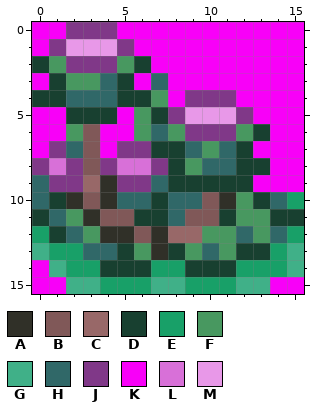
Edited in one commit: pixel-art sprite (data/tilesets/secondary/small_town_with_lab/anim/flower/1.png). The picture above is the old version.
The file is 16x16 pixels.
Palette (. is transparent): A #303028  B #805858  C #986868  D #184030  E #18a068  F #489860  G #40b088  H #306868  J #803888  K #f800f8  L #d870d8  M #e898e8
Pixels before, first column x 0:
 0 KKJJJKKKKKKKKKKK
 1 KJMMMJKKKKKKKKKK
 2 DFJJJFDKKKKKKKKK
 3 KDFFHDKHKKKKKKKK
 4 DDHHHDDFKJJJKKKK
 5 KKDDDKFDJMMMJKKK
 6 KKFBKKFHFJJJFDKK
 7 KJHBKJJDDHFHDKKK
 8 JLJBJLLJDFHHDDKK
 9 HJJCAJJHDDDDDKKK
10 HDABAHHDHHBAFDHE
11 DHFABBDDHBBDFFDD
12 EDHFAABACCFFHFHE
13 GEEHHDFADFHFDDEG
14 KGEEDDDEEDDDEEEG
15 KKGGEEEGGEEEGGKK
The result:
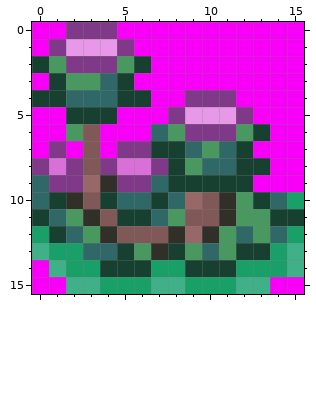
From old to new:
{"y":3,"x":7,"old":"H","new":"K"}
{"y":4,"x":7,"old":"F","new":"K"}
{"y":5,"x":6,"old":"FD","new":"KK"}
{"y":6,"x":6,"old":"F","new":"K"}
{"y":7,"x":2,"old":"H","new":"K"}
{"y":10,"x":4,"old":"A","new":"D"}
{"y":10,"x":9,"old":"H","new":"C"}
{"y":11,"x":5,"old":"B","new":"D"}
{"y":11,"x":7,"old":"DH","new":"HF"}
{"y":11,"x":11,"old":"D","new":"A"}
{"y":12,"x":5,"old":"A","new":"B"}
{"y":12,"x":7,"old":"AC","new":"BA"}
{"y":12,"x":10,"old":"F","new":"A"}
{"label":"changed","picture_box":[66,73,236,243]}
